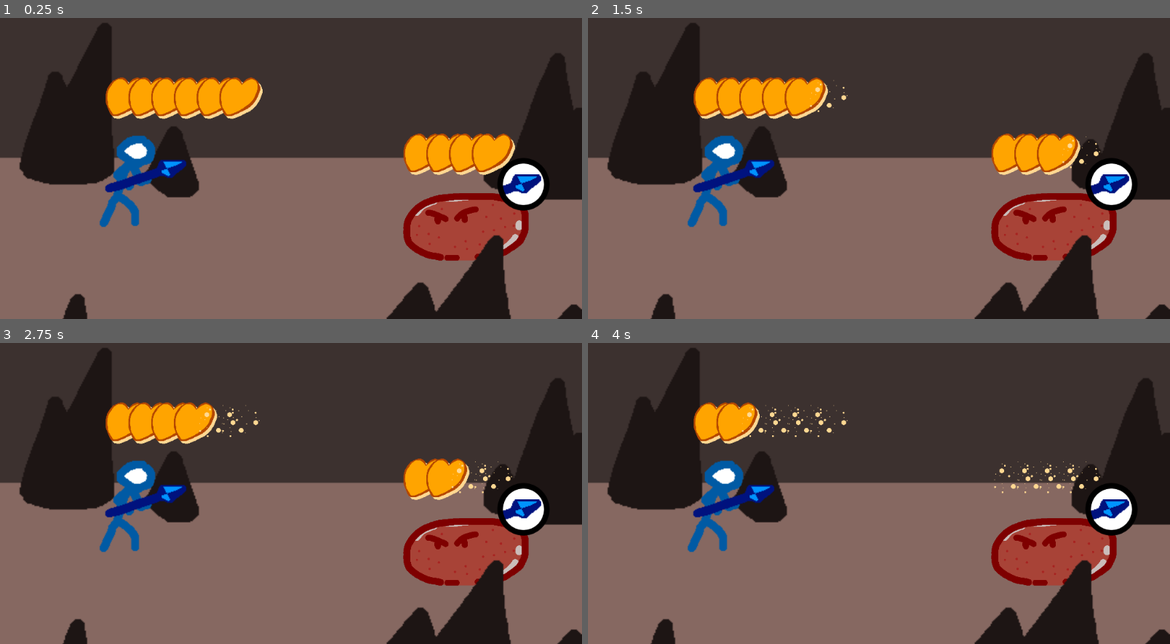
Above: before the commit, frames 1-4 (two rows, left to right).
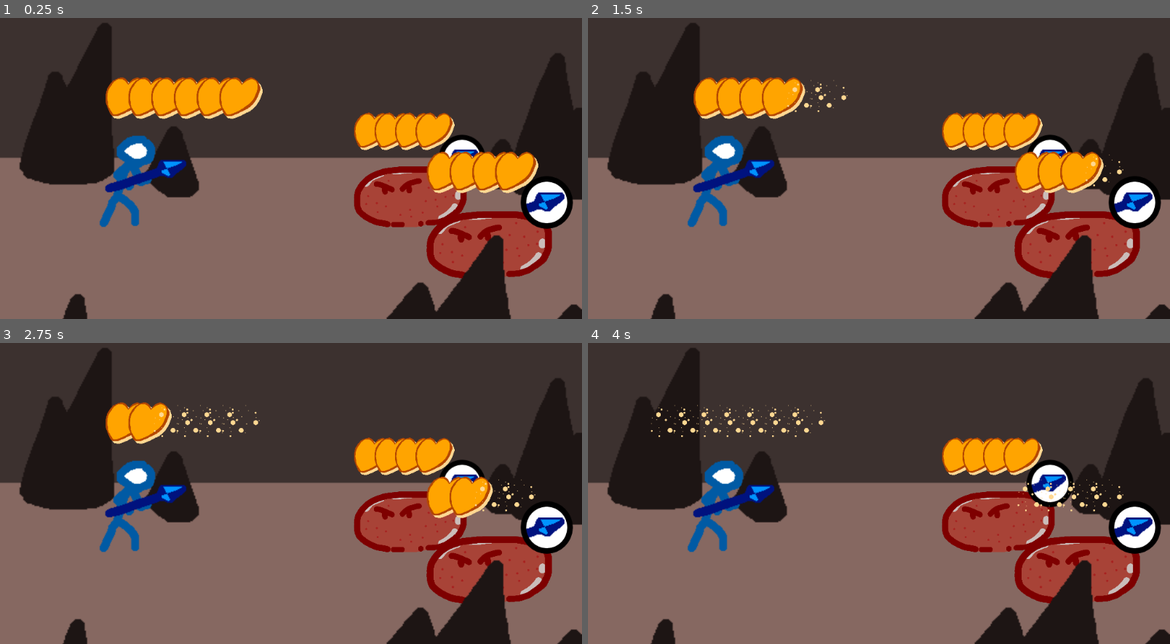
Above: after the commit, the same moments.

Repository: WightLight/StrawberryShortsword
Game: Godot game, scene res://Battle/Battle.tscn
Two runs of this game, one before a commit and one after it. Both use one fixed random seed, a clock stepped at 60 frames per second and the inputs below.
Inputs (mouse positions are in pixels of both pictures, inside the frame that each line leads up to):
- Up to frame 1 (0.25 s): no input
- Up to frame 2 (1.5 s): tap Enter at 0.5 s; click (1111, 183) at 1.27 s
- Up to frame 3 (2.75 s): tap Space at 2 s
- Up to frame 4 (4 s): tap Enter at 2.75 s; tap Space at 3.5 s

The runs differ from the first frame. In frame 1, 12% of the frame differs, in the area x 60-99%, y 31-87%; in frame 2, 12%; in frame 3, 12%; in frame 4, 12%, in the area x 10-99%, y 19-87%.

Commit message:
Now there are two of them

Diff:
--- a/Battle/Battle.tscn
+++ b/Battle/Battle.tscn
@@ -18,10 +18,12 @@
 [node name="Enemies" type="Node2D" parent="."]
 
 [node name="Slime" parent="Enemies" instance=ExtResource( 1 )]
-position = Vector2( 821, 437 )
+position = Vector2( 723, 384 )
+scale = Vector2( 0.9, 0.9 )
+
+[node name="Slime2" parent="Enemies" instance=ExtResource( 1 )]
+position = Vector2( 862, 469 )
 scale = Vector2( 1, 1 )
-maxHp = 4
-curHp = 4
 
 [node name="Player" parent="." instance=ExtResource( 2 )]
 position = Vector2( 222, 358 )
--- a/Enemy/Slime/Slime.tscn
+++ b/Enemy/Slime/Slime.tscn
@@ -10,6 +10,8 @@
 __meta__ = {
 "_edit_group_": true
 }
+maxHp = 4
+curHp = 4
 
 [node name="Sprite" type="Sprite" parent="."]
 scale = Vector2( 0.33, 0.33 )
